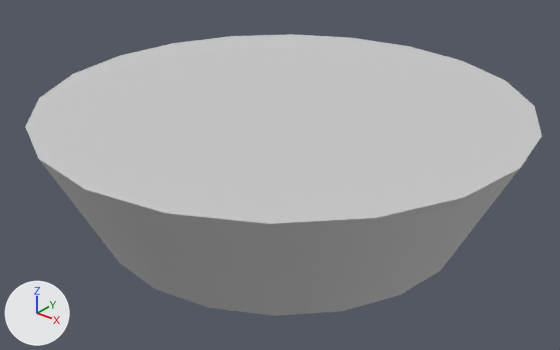
The FBX model odintsovo_public_unity3d/Assets/ModelProject/CollisionCombine/colision_combine_all.FBX: old version first, new version second.
Before and after are seen from a 50 mm camera at (1864.0, -2403.0, 1729.0) aimed at (-111.0, 67.0, 198.0). Every picture has the same lights, and +X, +Y and +Z are marked at lower left. Vertices at the same position are counted once.

The first picture shows 'colision_combine_all'.
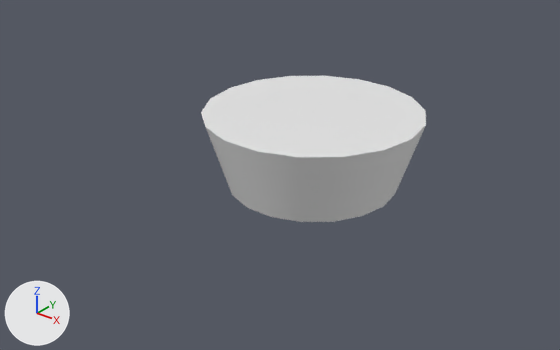
Commit message: Добавил colision_combine_all для всей сцены.

Edits to the scene script, one JSON object a line:
```json
{"block": "me_mesh", "where": "me_mesh.from_pydata(...)  # 1686 vertices, 2428 faces; spans x -108061.0..108306.0, y -108169.0..108198.0, z 199.0..54507.0"}
{"block": "me_mesh", "where": "# used by ob_colision_combine_all; location = (-120.0, 102.0, -9.0); scale = (0.01, 0.01, 0.01)"}
{"op": "remove", "block": "me_mesh", "code": "me_mesh.materials.append(mat_build_far)  # light grey #cacaca"}
{"block": "me_mesh", "change": "me_mesh part 1: a new loose piece, an 18-sided cut cone along z (radius 568.0 at the low end, 730.0 at the high end) spanning x -730.0..730.0, y -718.0..718.0, z 0.0..376.0"}
{"block": "me_mesh", "change": "me_mesh part 2: the loose piece of 40 vertices spanning x -108061.0..108306.0, y -108169.0..108198.0, z 245.0..54507.0 is deleted"}
{"op": "set", "path": "ob_colision_combine_all.location", "old": "(-120.0, 102.0, -9.0)", "new": "(-194.0, 428.0, 0.0)"}
{"op": "set", "path": "ob_colision_combine_all.scale", "old": "(0.01, 0.01, 0.01)", "new": "(0.74, 0.74, 1.0)"}
```

Changed parts and their boxes [x1, y1, x2, y2] in the pictures (560 x 350 px):
```json
{"object": "colision_combine_all", "change": "reshaped, moved, rescaled", "before": [25, 34, 542, 316], "after": [201, 76, 426, 222], "on screen": "56% narrower, 48% shorter"}
{"part": 1, "of": "me_mesh", "change": "added", "after": [201, 76, 426, 222]}
{"part": 2, "of": "me_mesh", "change": "deleted", "before": [25, 34, 542, 316]}
```
